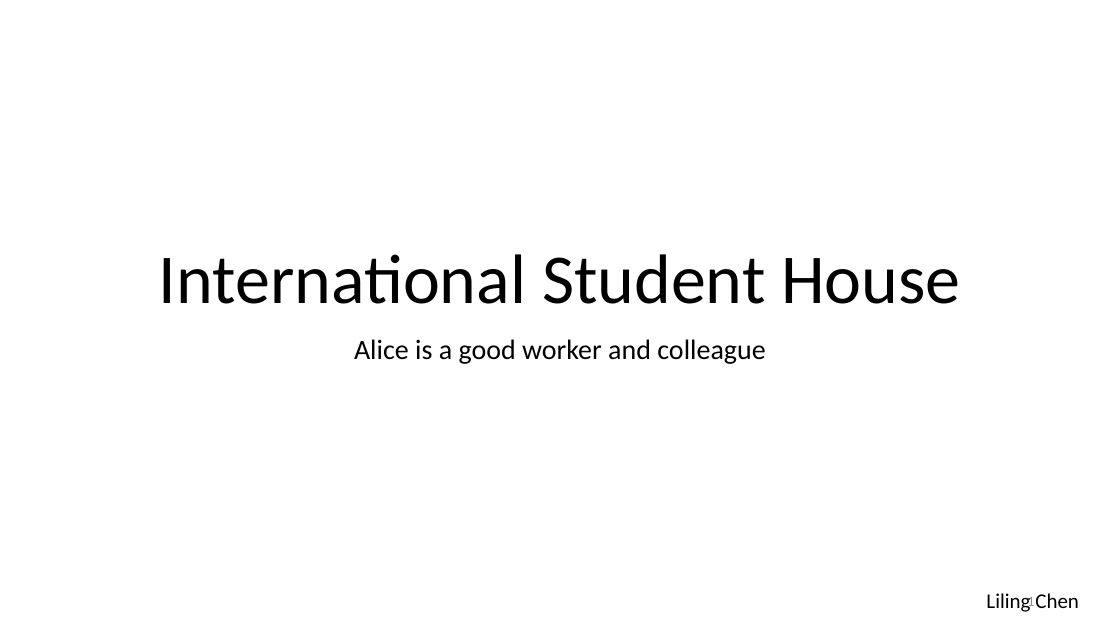
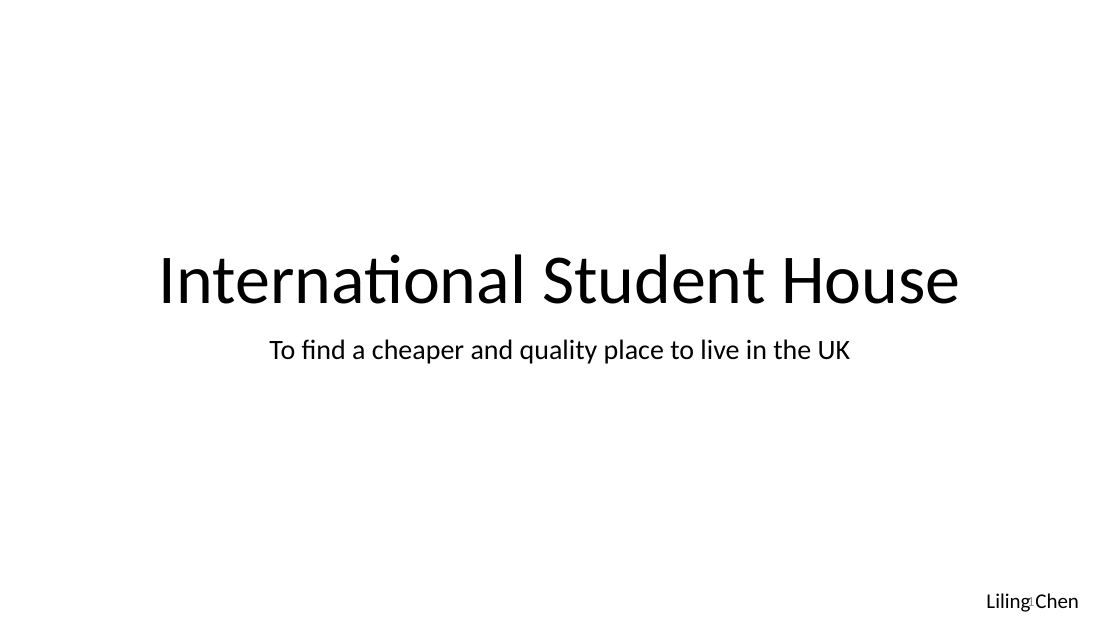
Before and after one commit to TexxiUK/51HousePresentation, a slide deck: slide 1 of Presentation Final.pptx. Drawn at 1120x630 pixels with LibreOffice and Linux fonts; fonts in the diff are those of the drawing. Boxes give left, top, right and bottom in pixels: in the first picture for what was removed or moved away, otherwise in the second. Text is boxed around its words. In the diff, an @@ line names an element or a change of style, - is before the commit and + after.

```diff
--- a/Presentation Final.pptx
+++ b/Presentation Final.pptx
@@ subtitle at box(269, 339, 850, 364): text changed @@
-Alice is a good worker and colleague
+To find a cheaper and quality place to live in the UK
```
Also in this commit, not shown: 18 other files.
